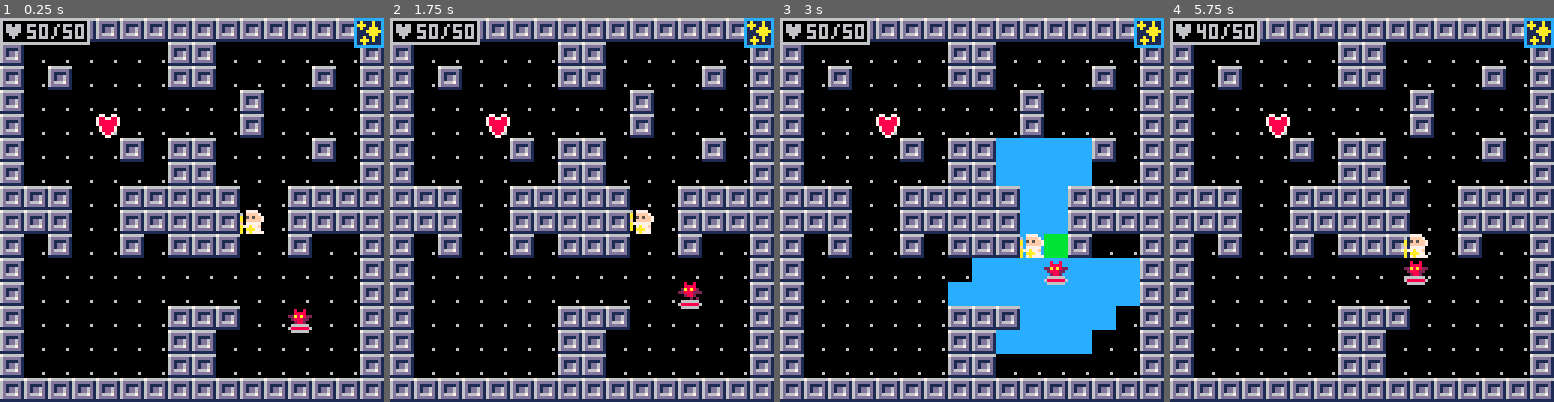
Above: before the commit, frames 1-4 (left to right).
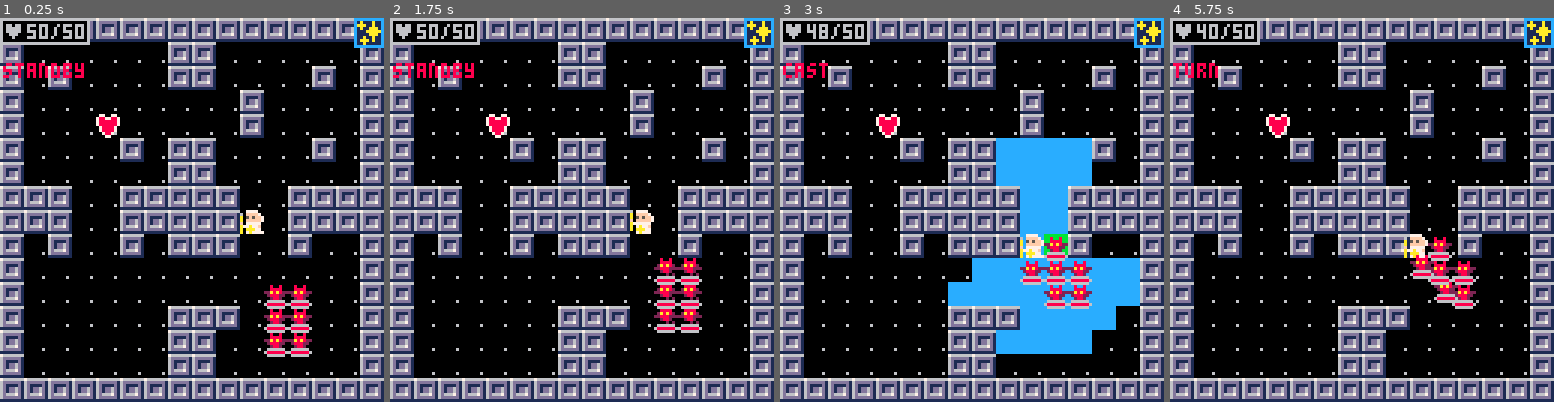
Above: after the commit, the same moments.

Repository: caudilci/pico-wiz
Game: PICO-8 cartridge wiz.p8
Two runs of this game, one before a commit and one after it. Both use one fixed random seed, a clock stepped at 60 frames per second and the inputs below.
Inputs:
- Up to frame 1 (0.25 s): no input
- Up to frame 2 (1.75 s): tap O (Z key) at 0.33, 0.7, 1.43 s; tap X (X key) at 1.07 s
- Up to frame 3 (3 s): hold Left 1.97-2.37 s; tap X (X key) at 2.07, 2.4, 2.73 s; tap O (Z key) at 2.22 s; hold Down 2.42-2.82 s; hold Right from 2.87 s (still down)
- Up to frame 4 (5.75 s): tap X (X key) every 0.33 s from 3.07 to 5.73 s; tap O (Z key) at 3.1, 3.98, 4.87 s; release Right at 3.53 s; hold Up 3.58-4.08 s; hold Right 4.13-4.53 s; hold Down 4.58-5.08 s; hold Left from 5.13 s (still down)

The runs differ from the first frame. In frame 1, 1.8% of the frame differs, in the area x 0-82%, y 11-89%; in frame 2, 1.8%; in frame 3, 1.6%; in frame 4, 1.9%, in the area x 0-80%, y 11-76%.

Commit message:
enemy collision and dmg calc

Diff:
--- a/wiz.p8
+++ b/wiz.p8
@@ -35,6 +35,7 @@
 		update_player()
 	elseif gamestate== "turn" then
 		move_complete = move_all_mobs()
+		tframe+=1
 		if move_complete and ani_complete then
 			set_state("standby")
 		end
@@ -48,7 +49,7 @@
 
 function _draw()
 	map(0)
-	print(gamestate,8)
+	print(gamestate,1,15,8)
 	draw_items()
 	draw_all_mobs()
 	draw_enemy_health()
@@ -56,7 +57,7 @@
 	draw_selected_spell()
 	draw_debug()
 	if gamestate == "turn" then
-		ani_complete = do_animations(tframe)
+		ani_complete = animations(tframe)
 	elseif gamestate == "menu" then
 		draw_menu()
 	elseif gamestate=="cast" then
@@ -71,7 +72,7 @@
 	elseif state == "turn" then
 		update_enemies()
 		gamestate = state
-		tframe=frame
+		tframe=1
 	elseif state == "menu" then
 		menu_index = player.spell_index
 		gamestate = state
@@ -103,13 +104,13 @@
 	end
 end
 
-function do_animations(sframe)
+function animations(tframe)
 	local unfinished = false
-	if sframe < 0 then
+	if tframe < 0 then
 		return true
 	end
 	for pair in all(ani_queue) do
-		local sprite = get_frame(frame-sframe,pair[1],2)
+		local sprite = get_frame(tframe-1,pair[1],2)
 		for point in all(pair[2]) do
 			spr(sprite,point.x*8,point.y*8,1,1)
 		end
@@ -211,8 +212,26 @@
 	return false
 end
 
---todo:
---  implement array includes func
+function detect_collision(x,y)
+	sprite = mget(x,y)
+	if fget(sprite,0) then
+			return true
+	end
+	for m in all(mobs) do
+		if x == m.x and y==m.y then
+			return m
+		end
+	end
+	return false
+end
+
+function shallowcopy(t)
+	local t2 = {}
+	for k,v in pairs(t) do
+	  t2[k] = v
+	end
+	return t2
+  end
 
 function fov(x,y,r)
 	local dx,dy
@@ -552,7 +571,7 @@
 
 	elseif(btnp(4))then
 		add(ani_queue, {player.spells[player.spell_index].ani, target})
-		dmg(player.spells[player.spell_index].dmg)
+		dmg(player.spells[player.spell_index].dmg, target)
 		--select spell then standby
 		reset_range()
 		reset_target()
@@ -631,7 +650,7 @@
 
 function dmg(damage, targets)
 	for mob in all(mobs) do
-		if mob != player then
+		if mob != player and includes_point(targets,{x=mob.x,y=mob.y})  then
 			mob.hp -= damage
 		end
 	end
@@ -646,6 +665,7 @@
 		y=8,
 		ox=0,
 		oy=0,
+		dir=1,
 		sprites={240, 241},
 		flipx=false,
 		hp = 50,
@@ -689,62 +709,74 @@
 end
 
 function update_mob_pos(mob, x,y)
+	local collide = detect_collision(x,y)
 	local dx,dy = mob.x-x,mob.y-y
 
 	if(dy>0) then
-		mob.y=y
-		mob.oy=8
+		if not collide then
+			mob.y=y
+			mob.oy=8
+		else
+			mob.collide=true
+		end
+		mob.dir=3
 	elseif(dy<0) then
-		mob.y=y
-		mob.oy=-8
+		if not collide then
+			mob.y=y
+			mob.oy=-8
+		else
+			mob.collide=true
+		end
+		mob.dir=4
 	elseif(dx>0) then
-		mob.x=x
-		mob.ox=8
+		if not collide then
+			mob.x=x
+			mob.ox=8
+		else
+			mob.collide=true
+		end
 		mob.flip =false
+		mob.dir=1
 	elseif(dx<0) then
-		mob.x=x
-		mob.ox=-8
-		mob.flip=true
-	end
-	local collide = detect_collision(mob)
-	if collide then
-		mob.collide=true
-		if collide == player then
-			-- substitute mob.meleedmg later
-			player.hp -= 10
-		end
+		if not collide then
+			mob.x=x
+			mob.ox=-8
+		else
+			mob.collide=true
+		end
+		mob.flip =false
+		mob.dir=2
+	end
+	if mob != player and collide==player then
+		player.hp -= mob.meleedmg
 	end
 end
 
 function move_mob(mob)
-	if (mob.collide
-	and detect_collision(mob)) then
-		if abs(mob.ox) == 4 then
-		 local sign = sgn(mob.ox)
-			mob.x += (1*sign)
-			mob.ox *= -1
-		end
-		if abs(mob.oy) == 4 then
-			local sign = sgn(mob.oy)
-			mob.y += (1*sign)
-			mob.oy *= -1
-		end
-	end
-	if mob.ox < 0 then
-		mob.ox += 1
-	elseif mob.ox > 0 then
-	mob.ox -= 1
-	end
-	if mob.oy < 0 then
-		mob.oy += 1
-	elseif mob.oy > 0 then
-	mob.oy -= 1
-	end
-	if mob.ox == 0
-	and mob.oy == 0 then
-		return true
+	if mob.collide then
+		if tframe <= 4 then
+			mob.ox+=dirx[mob.dir]
+			mob.oy+=diry[mob.dir]
+		else
+			mob.collide=false
+		end
 	else
-		return false
+		if mob.ox < 0 then
+			mob.ox += 1
+		elseif mob.ox > 0 then
+		mob.ox -= 1
+		end
+		if mob.oy < 0 then
+			mob.oy += 1
+		elseif mob.oy > 0 then
+		mob.oy -= 1
+		end
+		if mob.ox == 0
+		and mob.oy == 0 then
+			return true
+		else
+			return false
+		end
 	end
 end
 
@@ -754,19 +786,42 @@
 end
 
 function init_enemies()
-	add(mobs, {
-		x=12,
-		y=12,
-		ox=0,
-		oy=0,
-		sprites={192, 193},
-		flipx=false,
-		hp = 50,
-		maxhp = 50,
-		spell_index=1,
-		spells={},
-		collide=false
-	})
+	enemyid=1
+	enemy_types = {
+		{
+			id=-1,
+			x=12,
+			y=12,
+			dir=1,
+			ox=0,
+			oy=0,
+			sprites={192, 193},
+			flipx=false,
+			hp = 10,
+			maxhp = 10,
+			spell_index=1,
+			meleedmg=2,
+			spells={},
+			collide=false
+		}
+	}
+	add_enemy(11,11,1)
+	add_enemy(11,12,1)
+	add_enemy(11,13,1)
+	add_enemy(12,11,1)
+	add_enemy(12,12,1)
+	add_enemy(12,13,1)
+end
+
+function add_enemy(x,y,type)
+	local id = enemyid + 1
+	local baseenemy = enemy_types[type]
+	local enemy = shallowcopy(baseenemy)
+	enemy.id=id
+	enemy.x=x
+	enemy.y=y
+	add(mobs,enemy)
+	enemyid=id
 end
 
 function update_enemies()
